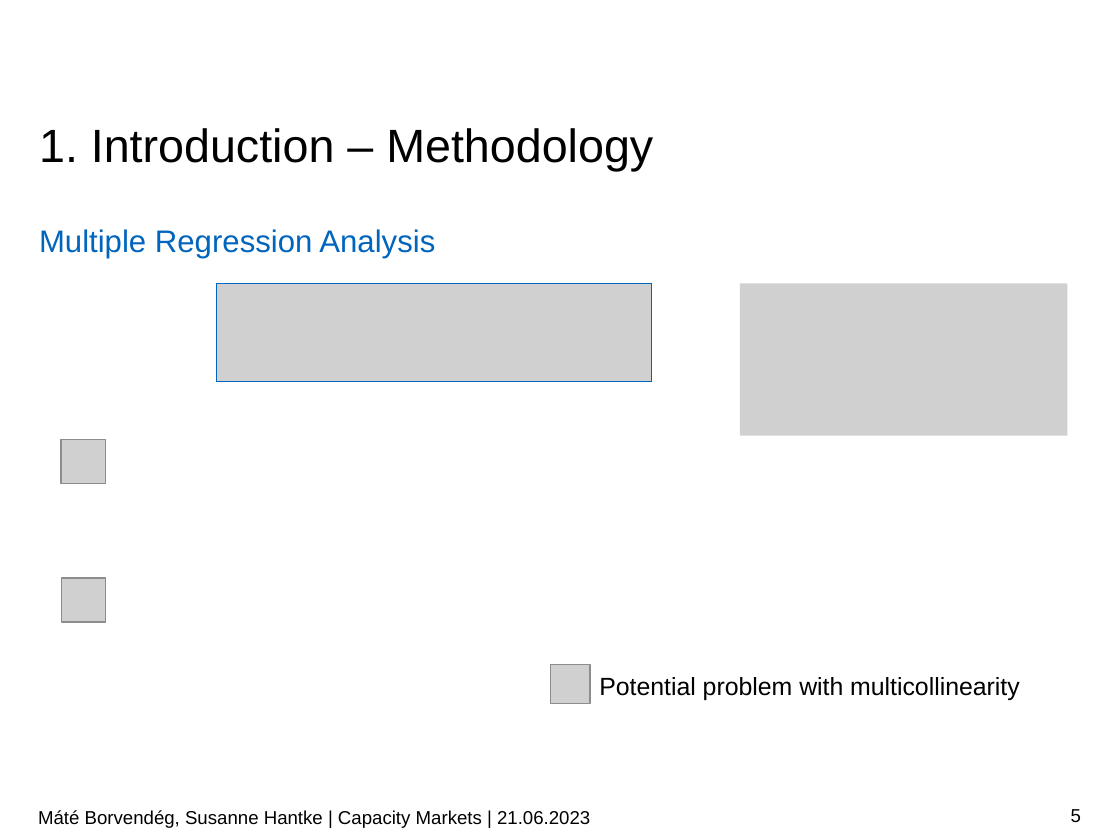
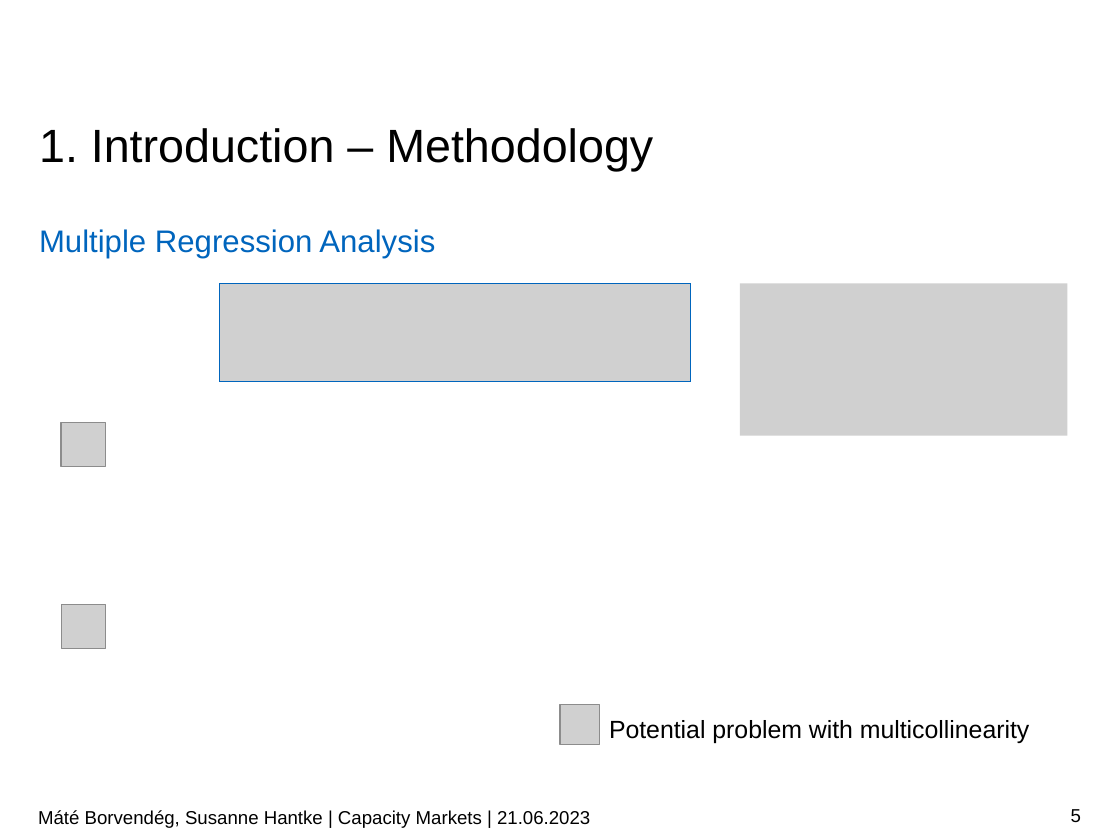
Before and after one commit to borvendegmate/tum_power_system_economics, a slide deck: slide 5 of Final_Presentation_Borvendeg_Hantke.pptx. Drawn at 1120x840 pixels with LibreOffice and Linux fonts; fonts in the diff are those of the drawing; grey boxes stand for pictures; background and template pictures are left out. Boxes give left, top, right and bottom in pixels: in the first picture for what was removed or moved away, otherwise in the second. Text is boxed around its words. In the diff, an @@ line names an element or a change of style, - is before the commit and + after.

Commit message:
Ppt updated

```diff
--- a/Final_Presentation_Borvendeg_Hantke.pptx
+++ b/Final_Presentation_Borvendeg_Hantke.pptx
@@ picture: place and size @@
-picture at [216, 283, 652, 382]
+picture at [220, 283, 691, 382]
@@ picture: place and size @@
-picture at [62, 439, 105, 483]
+picture at [62, 422, 105, 466]
@@ picture: place and size @@
-picture at [62, 578, 105, 622]
+picture at [62, 605, 105, 648]
@@ picture: place and size @@
-picture at [550, 664, 589, 703]
+picture at [560, 704, 599, 744]
@@ text "Potential problem with multicollinearity": place and size @@
-text "Potential problem with multicollinearity" at [599, 677, 1020, 700]
+text "Potential problem with multicollinearity" at [609, 720, 1030, 743]
```
